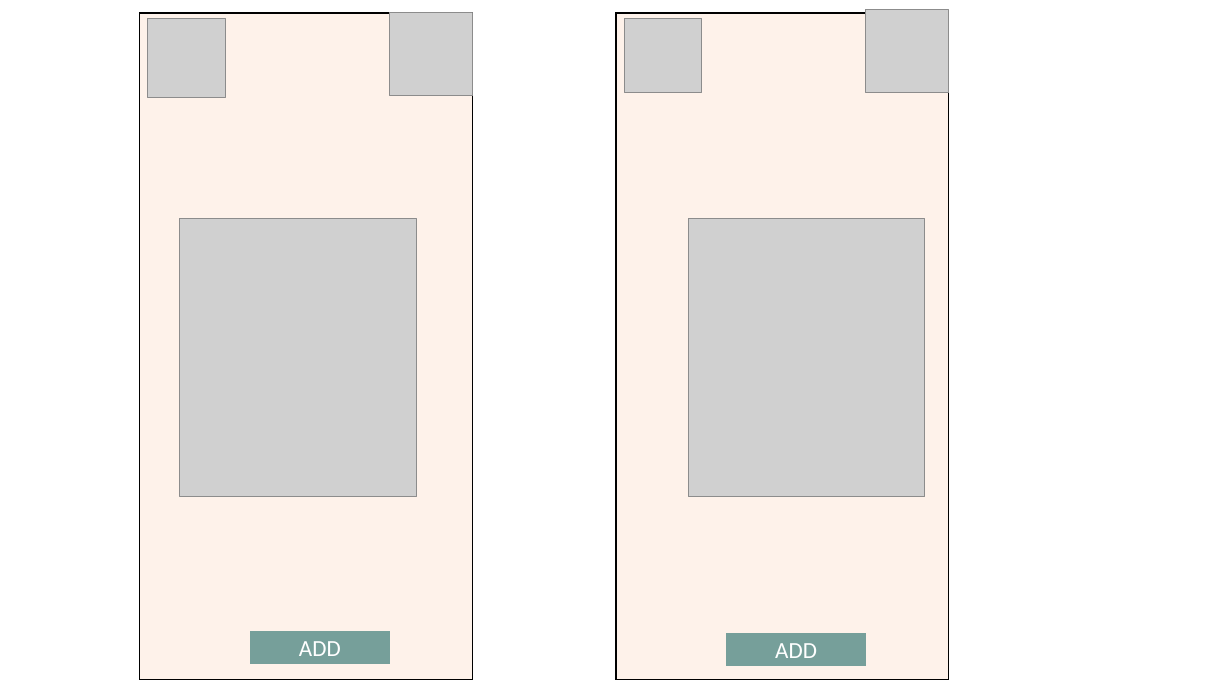
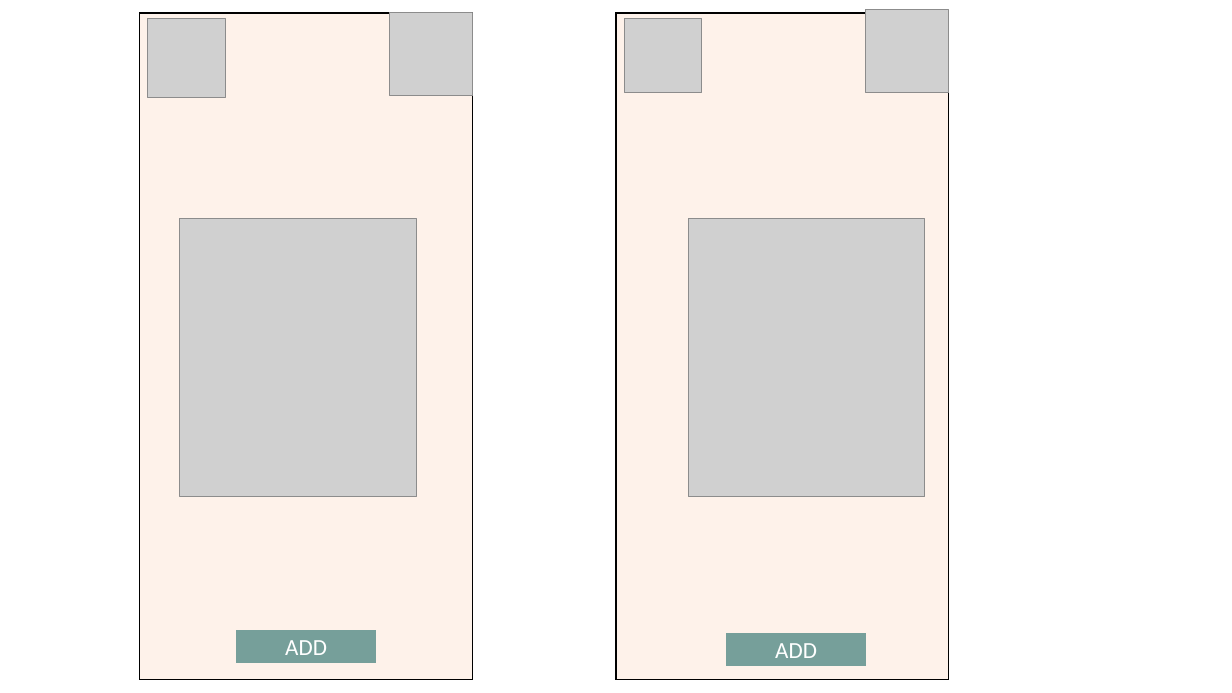
Before and after one commit to bontsdivina/CC107_Sat7301230Group1, a slide deck: slide 5 of Group1_PROJECT/DOCUMENTATION/DESIGN.pptx. Drawn at 1232x693 pixels with LibreOffice and Linux fonts; fonts in the diff are those of the drawing; grey boxes stand for pictures. Boxes give left, top, right and bottom in pixels: in the first picture for what was removed or moved away, otherwise in the second. Text is boxed around its words. In the diff, an @@ line names an element or a change of style, - is before the commit and + after.

```diff
--- a/Group1_PROJECT/DOCUMENTATION/DESIGN.pptx
+++ b/Group1_PROJECT/DOCUMENTATION/DESIGN.pptx
@@ rectangle "ADD": place and size @@
-rectangle "ADD" at bbox=[250, 631, 389, 664]
+rectangle "ADD" at bbox=[237, 631, 375, 664]
```
Also in this commit, not shown: 2 other slides changed.
